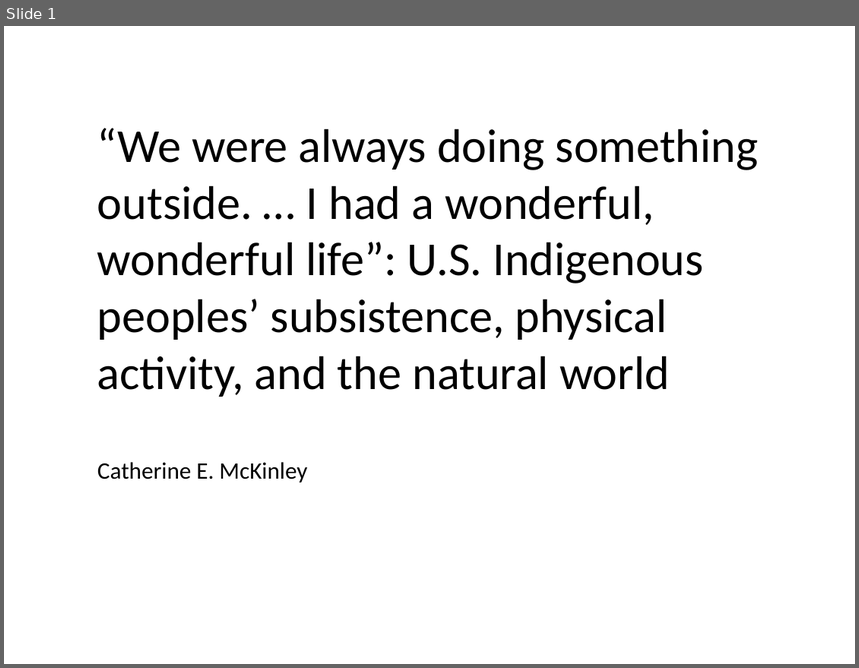
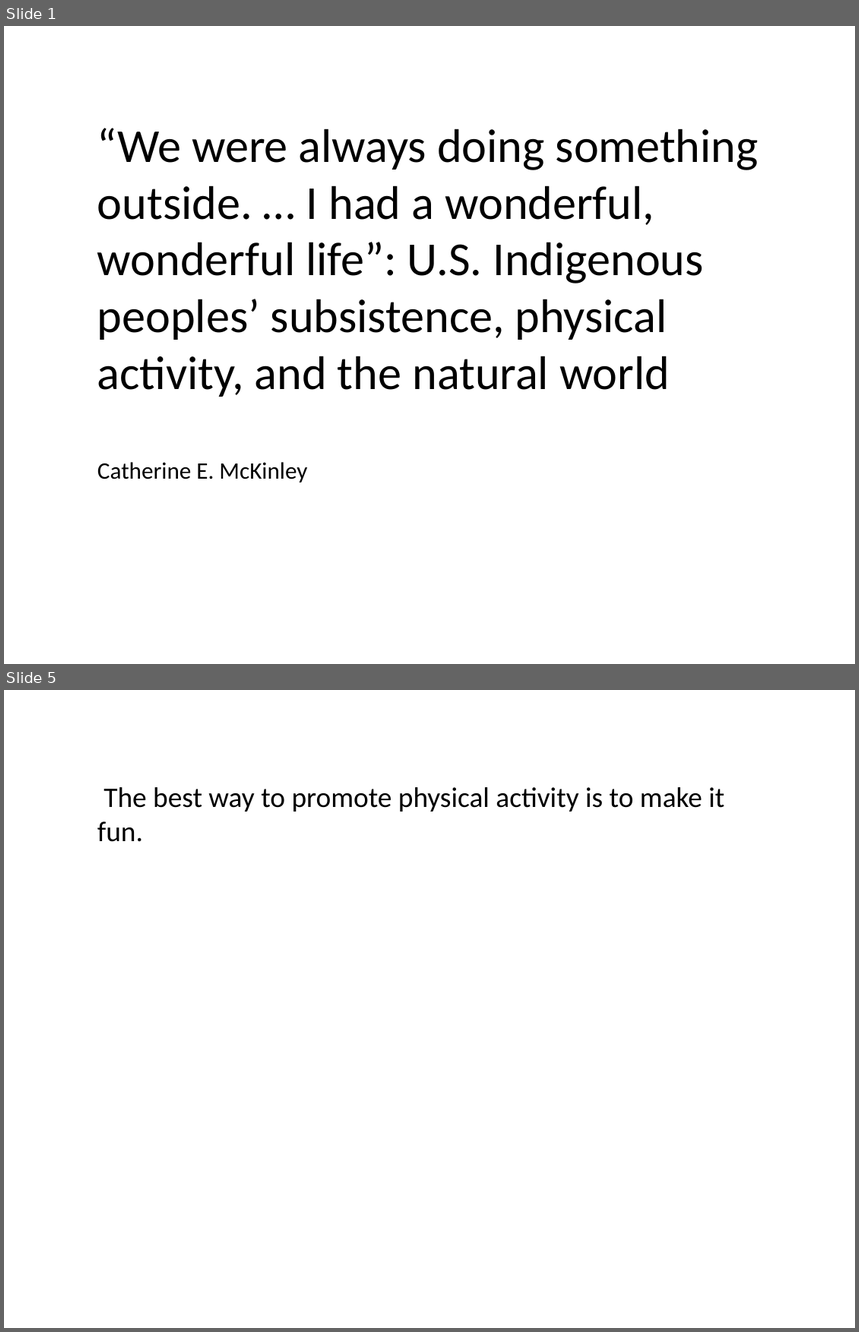
Before and after one commit to Xiaoyany88/INTUITION-Hack, a slide deck: example.pptx. Shown one above the other, each under a label of ours: slide 1 before the commit, slides 1 and 5 after it; the slides between them are not shown. The pictures are 859x668 and 859x1332 pixels, drawn with LibreOffice and Linux fonts; fonts in the diff are those of the drawing. Boxes give left, top, right and bottom in pixels: in the first picture for what was removed or moved away, otherwise in the second. Text is boxed around its words. In the diff, an @@ line names an element or a change of style, - is before the commit and + after.

```diff
--- a/example.pptx
+++ b/example.pptx
@@ slide 5 added at (4,690,855,1328), background #FFFFFF @@
@@ text added at (97,787,724,842), 24 pt, text #000000 @@
+The best way to promote physical activity is to make it fun.
```
Also in this commit, not shown: 13 other slides added, 15 other files.
